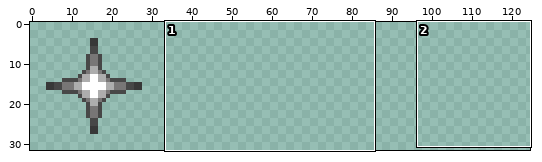
Two versions of one pixel-art file, interco-jv-2026/assets/Aseprite/piece_detoile.aseprite. Above: a wide view before the commit, with the close-up outlined.
Close-up. Before the commit:
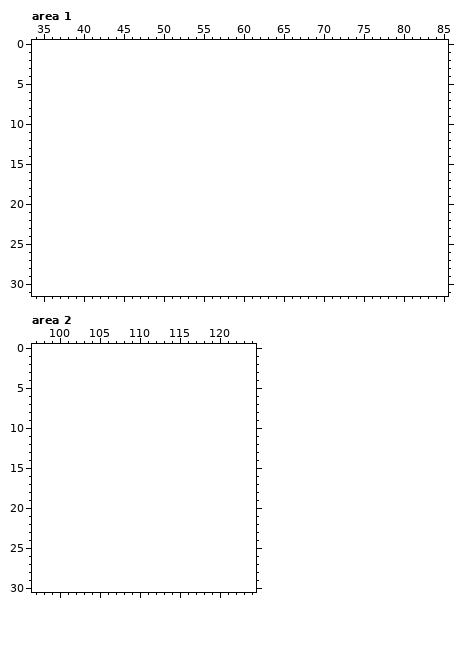
32x32 pixels, 1 frame. Shown: area 1: x 34..85, y 0..31; area 2: x 97..124, y 0..30. The old version is drawn lined up with the new one, on the new canvas. The wide view leaves out empty margins.
Palette (. is transparent): 
Now the later version:
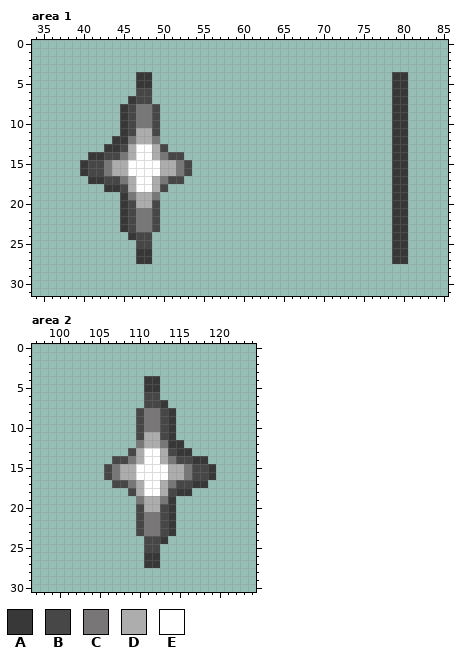
Colours new in this view: A #383838  B #474747  C #787676  D #adadad  E #ffffff
The edit:
canvas 32x32 -> 128x32
Changed rows in their new state; - is an unchanged pixel.
Area 1:
first column x 40:
 4 -------AA------------------------------AA
 5 -------AA------------------------------AA
 6 -------BB------------------------------AA
 7 ------ABB------------------------------AA
 8 -----ABCCB-----------------------------AA
 9 -----ABCCB-----------------------------AA
10 -----ABCCB-----------------------------AA
11 -----ABDDB-----------------------------AA
12 ----AACDDC-----------------------------AA
13 ---AABDEEDB----------------------------AA
14 -AABBCDEEDCBB--------------------------AA
15 ABBCDDEEEEDDCB-------------------------AA
16 ABBCDDEEEEDDCB-------------------------AA
17 -AABBCDEEDCBB--------------------------AA
18 ---AABDEEDB----------------------------AA
19 -----ACDDC-----------------------------AA
20 -----ABDDB-----------------------------AA
21 -----ABCCB-----------------------------AA
22 -----ABCCB-----------------------------AA
23 -----ABCCB-----------------------------AA
24 ------ABB------------------------------AA
25 -------BB------------------------------AA
26 -------AA------------------------------AA
27 -------AA------------------------------AA
Area 2:
first column x 106:
 4 -----AA-------
 5 -----AA-------
 6 -----BB-------
 7 -----BBA------
 8 ----BCCBA-----
 9 ----BCCBA-----
10 ----BCCBA-----
11 ----BDDBA-----
12 ----CDDCAA----
13 ---BDEEDBAA---
14 -BBCDEEDCBBAA-
15 BCDDEEEEDDCBBA
16 BCDDEEEEDDCBBA
17 -BBCDEEDCBBAA-
18 ---BDEEDBAA---
19 ----CDDCA-----
20 ----BDDBA-----
21 ----BCCBA-----
22 ----BCCBA-----
23 ----BCCBA-----
24 -----BBA------
25 -----BB-------
26 -----AA-------
27 -----AA-------
Changed places in both close-ups, as pixel boxes (x1, y1, x2, y2):
added: (80, 72, 192, 264)
added: (392, 72, 408, 264)
added: (104, 376, 216, 568)
